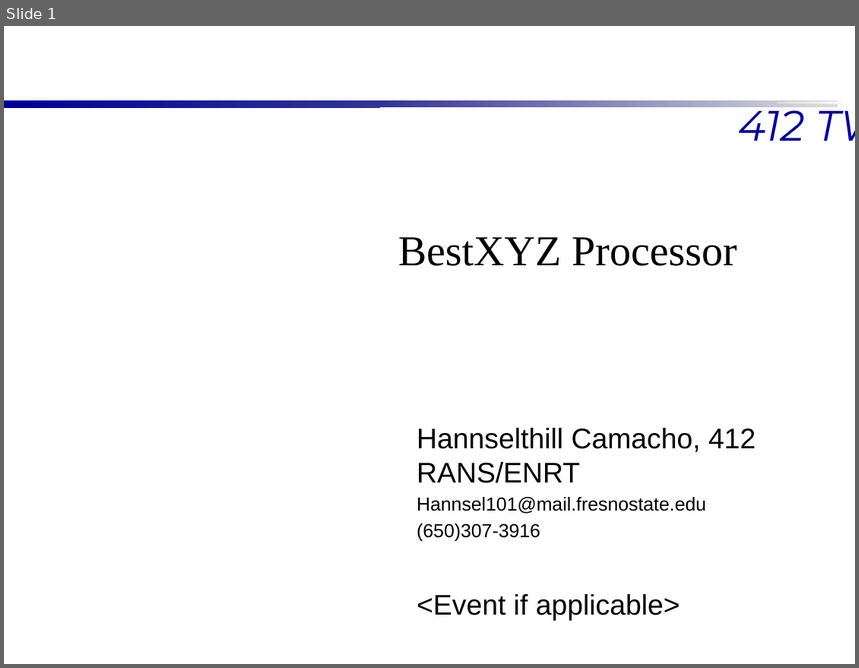
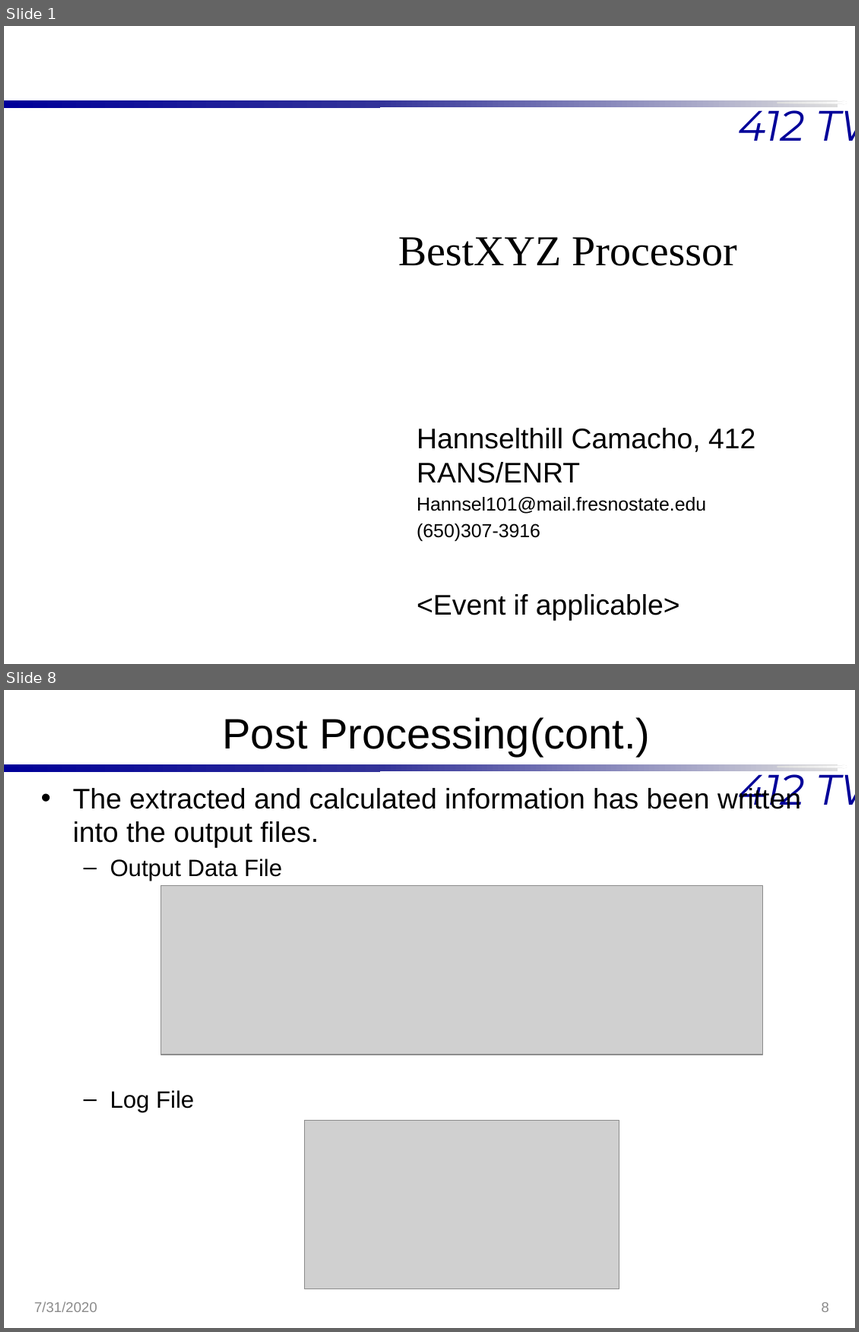
Before and after one commit to Hannsel101/PCIP_Intern_Proj_1, a slide deck: BestXYZ_Presentation.pptx. Shown one above the other, each under a label of ours: slide 1 before the commit, slides 1 and 8 after it; the slides between them are not shown. The pictures are 859x668 and 859x1332 pixels, drawn with LibreOffice and Linux fonts; fonts in the diff are those of the drawing; grey boxes stand for pictures; background and template pictures are left out. Boxes give left, top, right and bottom in pixels: in the first picture for what was removed or moved away, otherwise in the second. Text is boxed around its words. In the diff, an @@ line names an element or a change of style, - is before the commit and + after.

```diff
--- a/BestXYZ_Presentation.pptx
+++ b/BestXYZ_Presentation.pptx
@@ slide 8 added at [4, 690, 855, 1328], background #FFFFFF; not listed: 4 template elements that a slide beside it also shows @@
@@ title added at [223, 717, 651, 756], 36 pt, text #000000 @@
+Post Processing(cont.)
@@ text added at [73, 786, 801, 1113], 24 pt, text #000000 @@
+• The extracted and calculated information has been written into the output files.
+  – Output Data File
+  – Log File
@@ picture added at [161, 886, 762, 1054] @@
@@ picture added at [304, 1121, 620, 1289] @@
@@ text added at [34, 1302, 97, 1312], 12 pt, text #8C8C8C @@
+7/31/2020
@@ page number added at [822, 1303, 829, 1312], 12 pt, text #8C8C8C @@
+8
```
Also in this commit, not shown: 4 slides changed, 7 other slides added, 5 other files.
